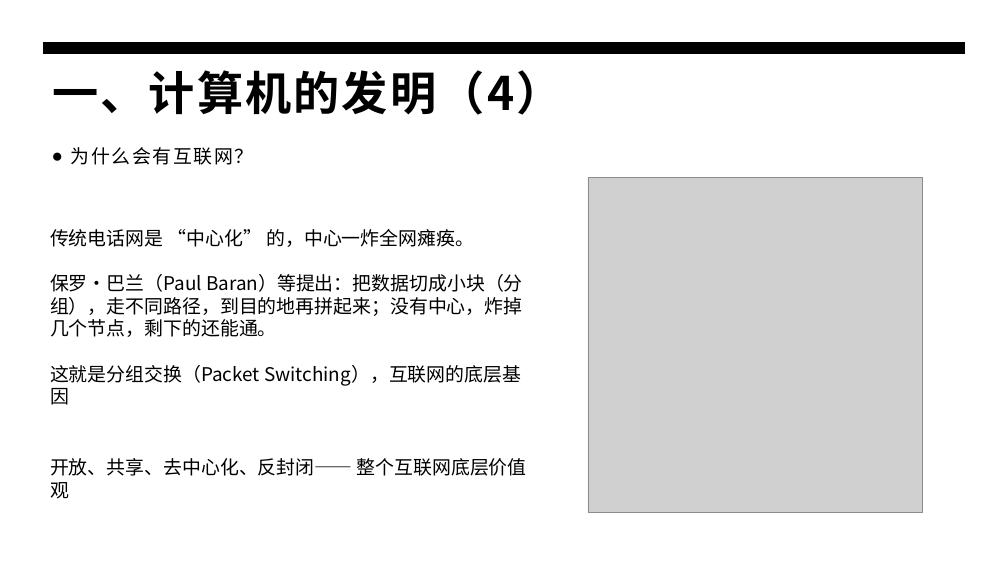
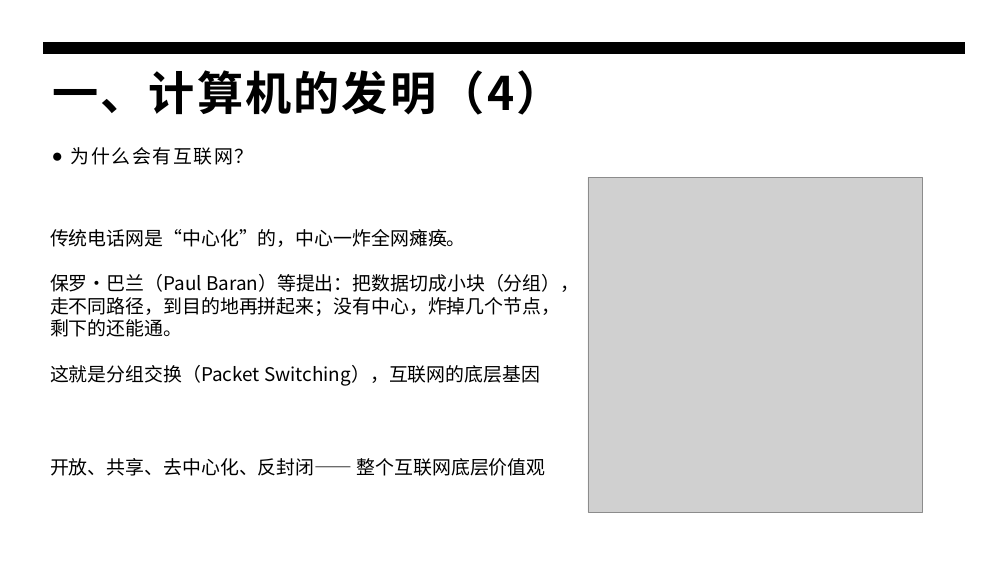
Before and after one commit to panxibei/writing, a slide deck: slide 7 of 44_心理学/21_浥尘伙伴社团独家密训课程：计算机编程开门课/浥尘伙伴社团原创：计算机编程开门课.pptx. Drawn at 1008x567 pixels with LibreOffice and Linux fonts; fonts in the diff are those of the drawing; grey boxes stand for pictures. Boxes give left, top, right and bottom in pixels: in the first picture for what was removed or moved away, otherwise in the second. Text is boxed around its words. In the diff, an @@ line names an element or a change of style, - is before the commit and + after.

```diff
--- a/44_心理学/21_浥尘伙伴社团独家密训课程：计算机编程开门课/浥尘伙伴社团原创：计算机编程开门课.pptx
+++ b/44_心理学/21_浥尘伙伴社团独家密训课程：计算机编程开门课/浥尘伙伴社团原创：计算机编程开门课.pptx
@@ text at (50,229,466,247): spaces changed @@
-传统电话网是 “中心化” 的，中心一炸全网瘫痪。
+传统电话网是“中心化”的，中心一炸全网瘫痪。
@@ text "开放、共享、去中心化、反封闭—— 整个互联网底层价值观" rewrapped from (50,458,527,499) to (50,458,546,476) @@
```
Also in this commit, not shown: 23 other slides changed, 2 slides added.
